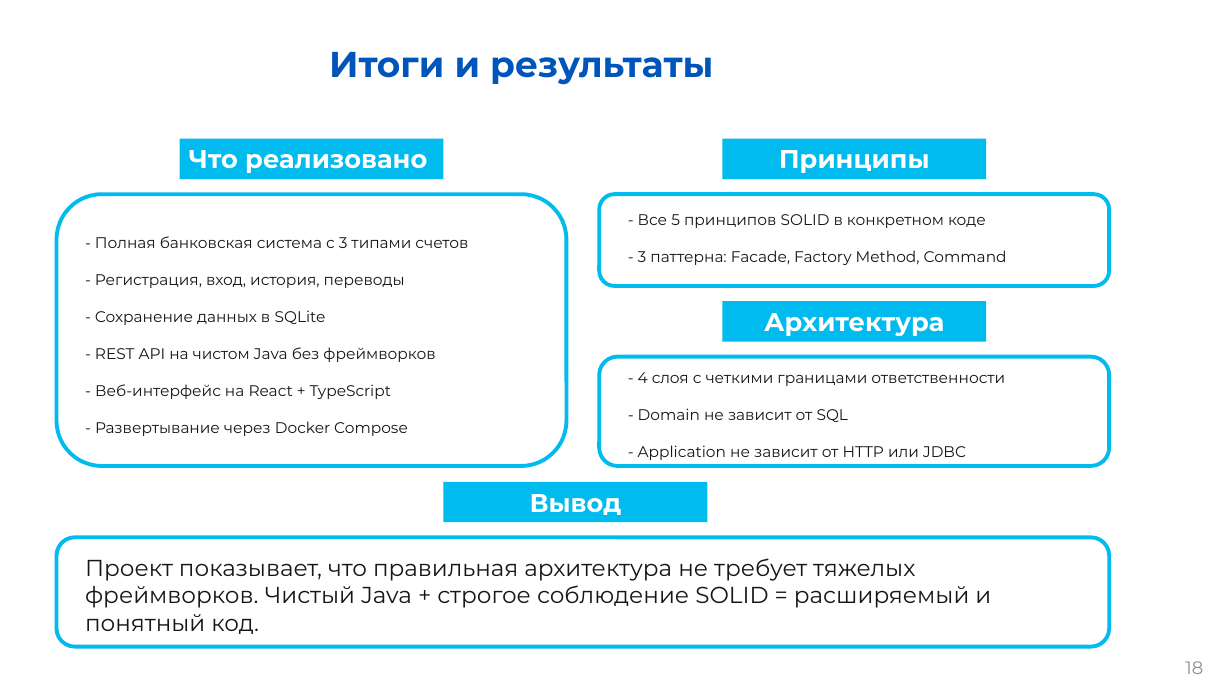
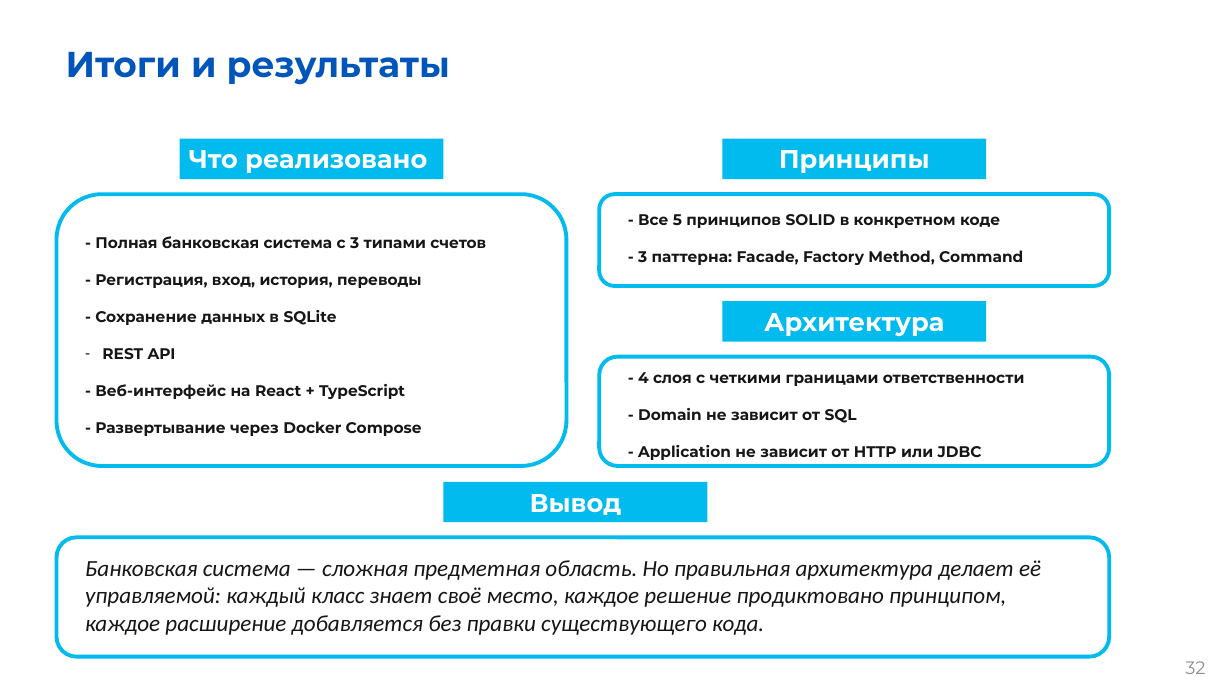
Before and after one commit to kmozgovoj11-rgb/bank_simulator, a slide deck: slide 32 of Презентация.pptx (slide 18 before the commit). Drawn at 1232x693 pixels with LibreOffice and Linux fonts; fonts in the diff are those of the drawing; background and template pictures are left out. Boxes give left, top, right and bottom in pixels: in the first picture for what was removed or moved away, otherwise in the second. Text is boxed around its words. In the diff, an @@ line names an element or a change of style, - is before the commit and + after.

```diff
--- a/Презентация.pptx
+++ b/Презентация.pptx
@@ title "Итоги и результаты" at (x1=66, y1=52, x2=450, y2=85): alignment centre to left @@
@@ text "- Все 5 принципов SOLID ..." at (x1=638, y1=214, x2=1023, y2=265): bold on @@
@@ text at (x1=95, y1=236, x2=486, y2=436): bold on @@
@@ text at (x1=102, y1=348, x2=176, y2=359): text changed; bold on @@
-- REST API на чистом Java без фреймворков
+– REST API
@@ text "- 4 слоя с четкими ..." at (x1=638, y1=372, x2=1024, y2=460): bold on @@
@@ rounded rectangle resized from (x1=56, y1=538, x2=1109, y2=647) to (x1=56, y1=538, x2=1109, y2=657) @@
@@ text at (x1=85, y1=560, x2=1041, y2=635): text changed; font Montserrat to Calibri; italic on @@
-Проект показывает, что правильная архитектура не требует тяжелых фреймворков. Чистый Java + строгое соблюдение SOLID = расширяемый и понятный код.
+Банковская система — сложная предметная область. Но правильная архитектура делает её управляемой: каждый класс знает своё место, каждое решение продиктовано принципом, каждое расширение добавляется без правки существующего кода.
@@ page number at (x1=1185, y1=661, x2=1205, y2=674): text changed @@
-18
+32
```
Also in this commit, not shown: 15 other slides changed, 16 slides added, 2 slides removed.
